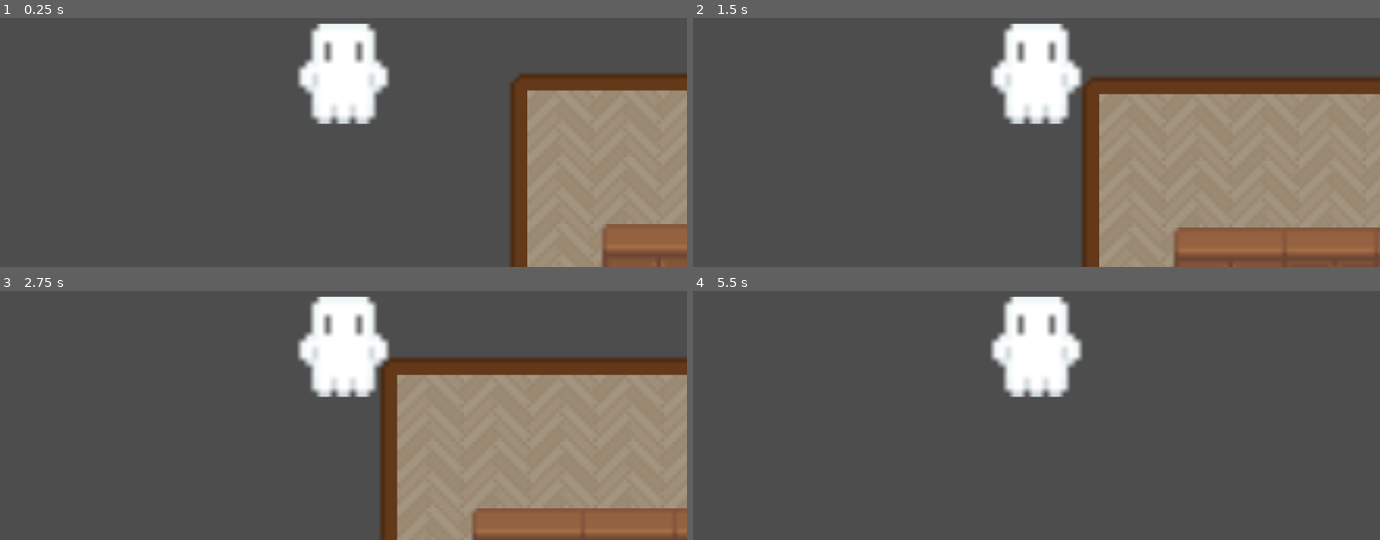
Above: before the commit, frames 1-4 (two rows, left to right).
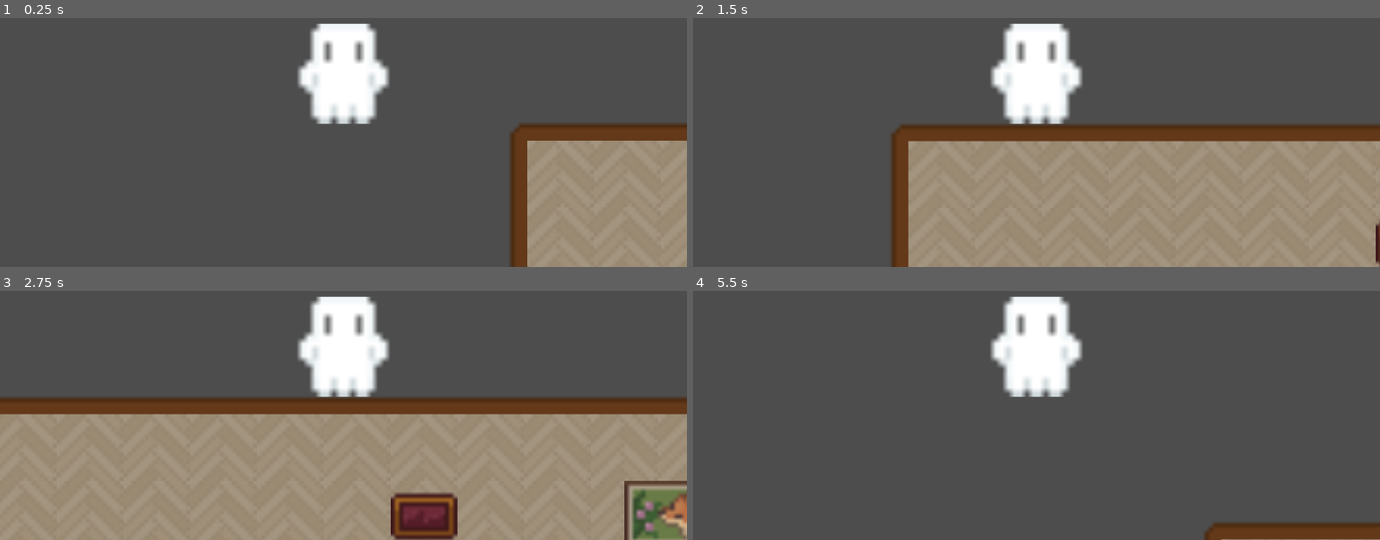
Above: after the commit, the same moments.

Repository: aryapsinha/mazehouse
Game: Godot game, scene res://scenes/livingroom.tscn
Same seed, same stepped clock (60 frames per second), same inputs: the game is played once before the commit and once after it. This scene is started directly instead of the project's main scene.
Inputs:
- Up to frame 1 (0.25 s): no input
- Up to frame 2 (1.5 s): tap Enter at 0.5 s; hold Right (right) 0.53-1.28 s; hold X (interact) 0.53-1.28 s; hold Down (down) from 1.28 s (still down); tap X (interact) at 1.35 s
- Up to frame 3 (2.75 s): tap Space at 2 s; release Down (down) at 2.03 s; hold Right (right) from 2.03 s (still down); hold X (interact) from 2.03 s (still down)
- Up to frame 4 (5.5 s): release Right (right) at 2.78 s; release X (interact) at 2.78 s; hold Up (up) 2.78-3.53 s; tap X (interact) at 2.85, 4.35 s; tap Enter at 3.5, 5 s; hold X (interact) 3.53-4.28 s; hold Left (left) 3.53-5.03 s; tap Space at 4.25 s; hold Down (down) from 5.03 s (still down); hold X (interact) from 5.03 s (still down)

The runs differ from the first frame. In frame 1, 9.0% of the frame differs, in the area x 74-100%, y 22-100%; in frame 2, 33%; in frame 3, 49%, in the area x 0-100%, y 26-100%; in frame 4, 1.7%.

Commit message:
transport funct

Diff:
--- a/scenes/demoroom copy.tscn
+++ b/scenes/demoroom copy.tscn
@@ -100,3 +100,4 @@
 [node name="transport" parent="." instance=ExtResource("13_5nsbu")]
 position = Vector2(-9, 127)
 sceneto = ExtResource("14_nqnhm")
+spawnin = Vector2(32, 87)
--- a/scenes/livingroom.tscn
+++ b/scenes/livingroom.tscn
@@ -1,12 +1,17 @@
-[gd_scene load_steps=2 format=3 uid="uid://bfwt6s3wfs6qt"]
+[gd_scene load_steps=3 format=3 uid="uid://bfwt6s3wfs6qt"]
 
-[ext_resource type="TileSet" uid="uid://dhfro7c7op6u0" path="res://scenes/tileset.tres" id="1_bxwta"]
+[ext_resource type="TileSet" uid="uid://dhfro7c7op6u0" path="res://scenes/yytileset.tres" id="1_bxwta"]
+[ext_resource type="PackedScene" uid="uid://ci4jxr4grn1j0" path="res://scenes/transport.tscn" id="1_jeivo"]
 
 [node name="livingroom" type="Node2D"]
-position = Vector2(3, 20)
+position = Vector2(5, 31)
+
+[node name="transport" parent="." instance=ExtResource("1_jeivo")]
+position = Vector2(-8, 81)
 
 [node name="TileMap" type="TileMap" parent="."]
-position = Vector2(1, 64)
+z_index = -1
+position = Vector2(-1, 65)
 tile_set = ExtResource("1_bxwta")
 format = 2
 layer_0/name = "Background"
--- a/scripts/transport.gd
+++ b/scripts/transport.gd
@@ -1,6 +1,6 @@
 extends Area2D
 @export var sceneto = load("path")
-
+@export var spawnin = Vector2(0,0)
 # Called when the node enters the scene tree for the first time.
 func _ready() -> void:
 	pass # Replace with function body.
@@ -13,4 +13,7 @@
 
 func _on_body_entered(body: Node2D) -> void:
 	await get_tree().create_timer(0.5).timeout # Replace with function body.
+	Player.position = spawnin
+	print(Player.position)
+
 	get_tree().change_scene_to_file(sceneto.get_path())
